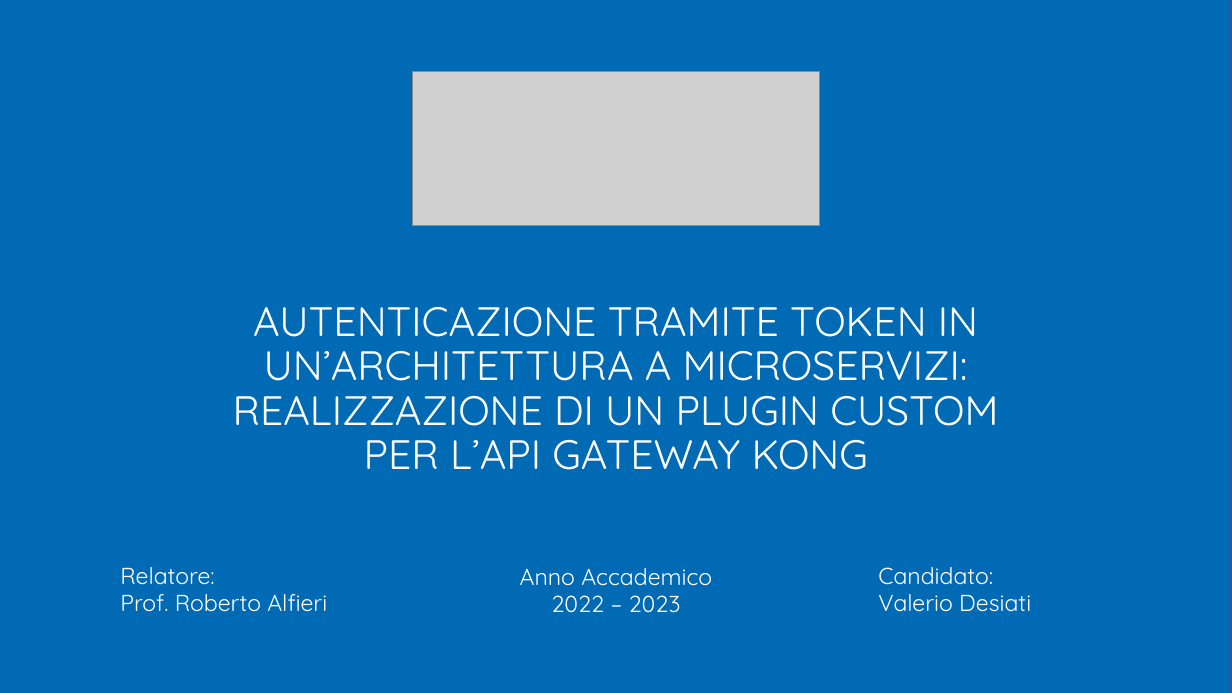
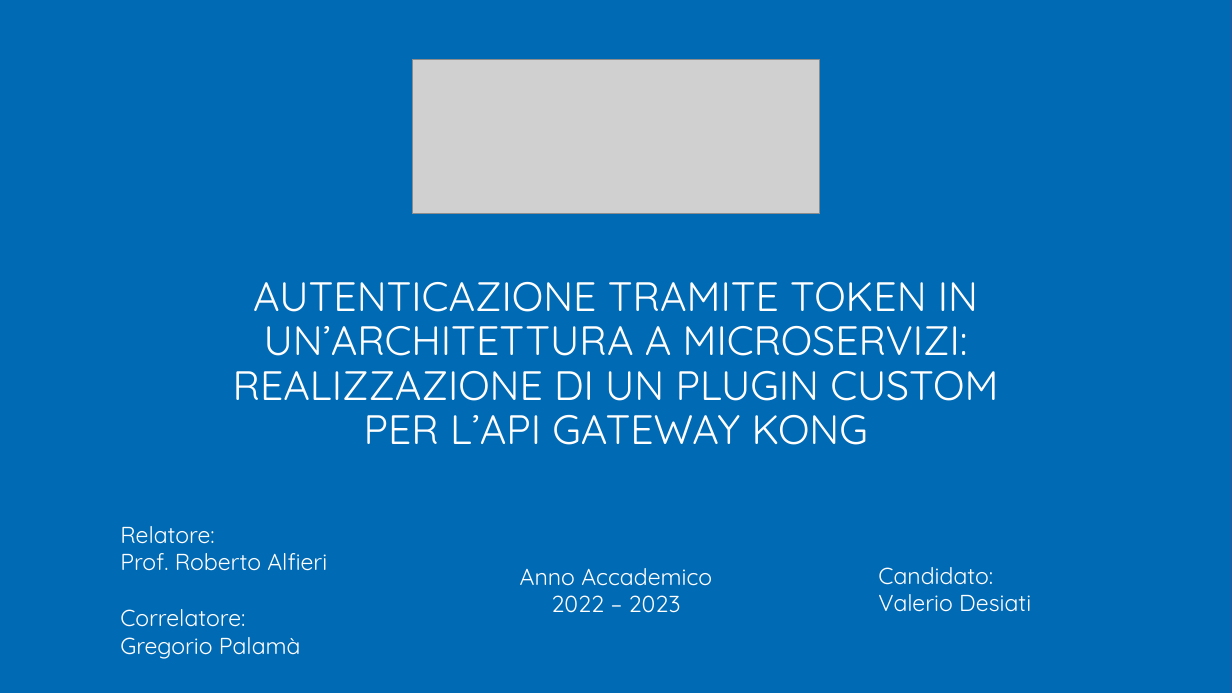
Before and after one commit to valeriodesiati/tesi, a slide deck: slide 1 of Presentazione/Valerio Desiati - Presentazione Discussione.pptx. Drawn at 1232x693 pixels with LibreOffice and Linux fonts; fonts in the diff are those of the drawing; grey boxes stand for pictures. Boxes give left, top, right and bottom in pixels: in the first picture for what was removed or moved away, otherwise in the second. Text is boxed around its words. In the diff, an @@ line names an element or a change of style, - is before the commit and + after.

```diff
--- a/Presentazione/Valerio Desiati - Presentazione Discussione.pptx
+++ b/Presentazione/Valerio Desiati - Presentazione Discussione.pptx
@@ picture: place and size @@
-picture at (412,71,820,226)
+picture at (412,60,820,214)
@@ title "AUTENTICAZIONE TRAMITE TOKEN IN UN’ARCHITETTURA ...": place and size @@
-title "AUTENTICAZIONE TRAMITE TOKEN IN UN’ARCHITETTURA ..." at (233,307,998,470)
+title "AUTENTICAZIONE TRAMITE TOKEN IN UN’ARCHITETTURA ..." at (233,282,998,445)
@@ text "Relatore:": place and size @@
-text "Relatore:" at (120,567,327,612)
+text "Relatore:" at (120,526,327,659)
@@ text at (120,609,301,659): paragraphs added @@
+Correlatore:
+Gregorio Palamà
```
Also in this commit, not shown: 16 other files.
